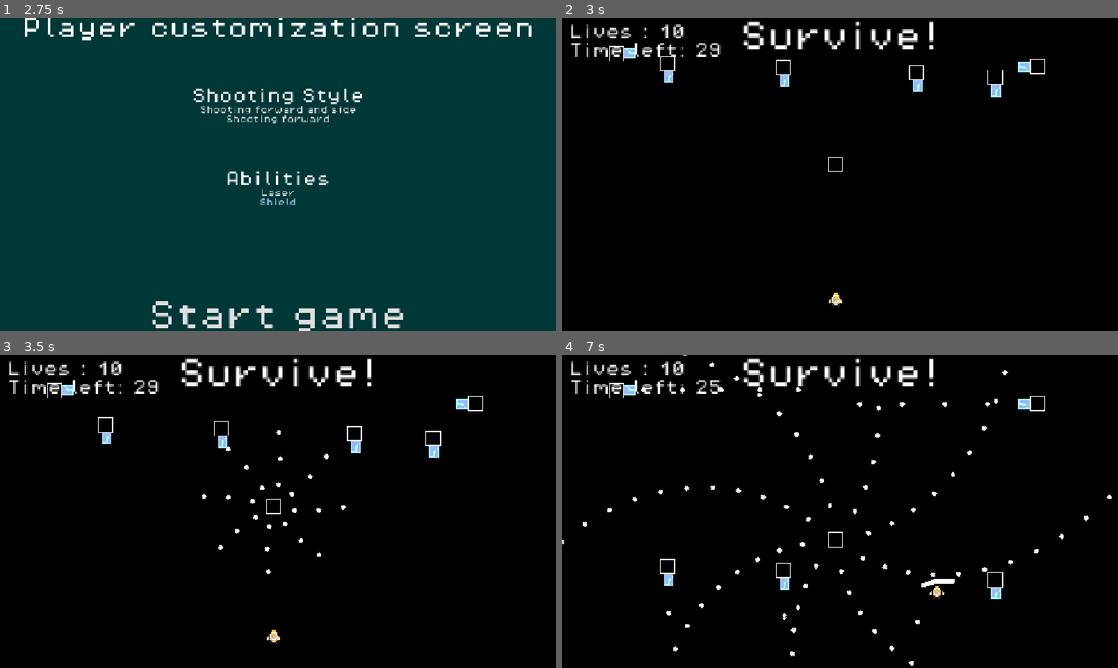
Above: before the commit, frames 1-4 (two rows, left to right).
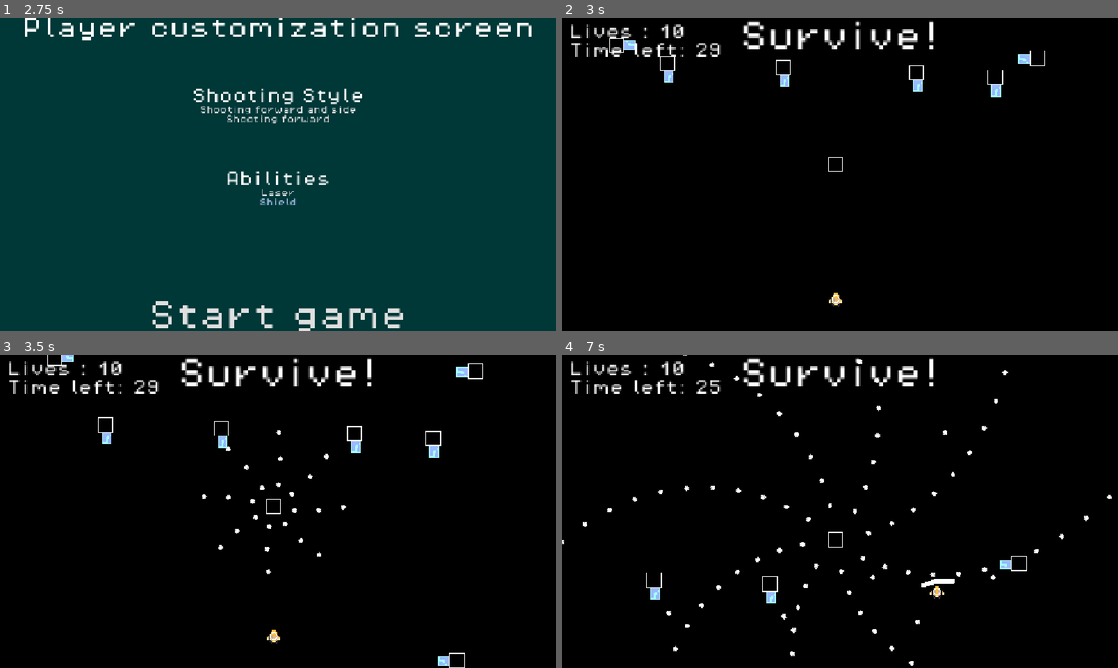
Above: after the commit, the same moments.

Repository: Draftier/Geometric-Invasion-CSS-497
Game: Godot game, scene res://scenes/UI/main_menu.tscn
Two runs of this game, one before a commit and one after it. Both use one fixed random seed, a clock stepped at 60 frames per second and the inputs below.
Inputs:
- Up to frame 1 (2.75 s): click "Singleplayer" at 0.5 s; click "Laser" at 1.25 s; click "Shield" at 2 s
- Up to frame 2 (3 s): click "Start game" at 2.75 s
- Up to frame 3 (3.5 s): no input
- Up to frame 4 (7 s): hold Right (right) 3.53-4.28 s; tap X (ability) at 3.6, 4.35, 5.3, 6.05, 6.6 s; hold Down (down) 4.28-5.03 s; hold Right (right) 5.03-5.78 s; hold Z (shoot) 5.03-5.78 s; hold Up (up) 5.78-6.53 s; tap Shift (slow) at 5.85 s; hold Left (left) from 6.53 s (still down)

Frame 1 is identical in both runs. In frame 2, 0.3% of the frame differs, in the area x 8-87%, y 6-18%; in frame 3, 0.5%; in frame 4, 0.9%, in the area x 8-87%, y 1-85%.
Error before the commit: Invalid access to property or key 'curve' on a base object of type 'Nil'. (res://scripts/enemy/base_enemy.gd:51)

Commit message:
Fixed bug where bullet hitbox signal not sent, Refactored directional movement code to use enums,  indicated to engine some vars not being used and removed variable shadowing in some code

Diff:
--- a/geometric-invasion/resources/events/test_movement_data.tres
+++ b/geometric-invasion/resources/events/test_movement_data.tres
@@ -2,6 +2,7 @@
 
 [ext_resource type="Script" uid="uid://thlx0gtur2d4" path="res://scripts/enemy/enemy_movement_data.gd" id="1_3wsdb"]
 [ext_resource type="Script" uid="uid://c8u5b5y0i25wp" path="res://scripts/enemy/directional_movement.gd" id="1_ecion"]
+[ext_resource type="Script" uid="uid://dmjfjfilssxt6" path="res://scripts/enemy/movement_base.gd" id="1_yp057"]
 
 [sub_resource type="Curve" id="Curve_yp057"]
 _data = [Vector2(0.17560975, 0.04494381), 0.0, 0.0, 0, 0, Vector2(0.53658533, 0.57303375), 0.0, 0.0, 0, 0, Vector2(0.99512196, 1), 0.0, 0.0, 0, 0]
@@ -34,6 +35,6 @@
 
 [resource]
 script = ExtResource("1_3wsdb")
-movement_array = Array[ExtResource("1_ecion")]([SubResource("Resource_wfr8x"), SubResource("Resource_ebm38"), SubResource("Resource_q0kbr"), SubResource("Resource_fx0l5")])
+movement_array = Array[ExtResource("1_yp057")]([SubResource("Resource_wfr8x"), SubResource("Resource_ebm38"), SubResource("Resource_q0kbr"), SubResource("Resource_fx0l5")])
 wrap = true
 metadata/_custom_type_script = "uid://thlx0gtur2d4"
--- a/geometric-invasion/resources/events/test_movement_data_two.tres
+++ b/geometric-invasion/resources/events/test_movement_data_two.tres
@@ -1,12 +1,20 @@
 [gd_resource type="Resource" script_class="EnemyMovementData" format=3 uid="uid://c641j6jfn477v"]
 
+[ext_resource type="Script" uid="uid://dmjfjfilssxt6" path="res://scripts/enemy/movement_base.gd" id="1_0hbtu"]
 [ext_resource type="Script" uid="uid://thlx0gtur2d4" path="res://scripts/enemy/enemy_movement_data.gd" id="1_okv1j"]
+[ext_resource type="Script" uid="uid://c8u5b5y0i25wp" path="res://scripts/enemy/directional_movement.gd" id="2_qcmcn"]
+
+[sub_resource type="Resource" id="Resource_qfa5p"]
+script = ExtResource("2_qcmcn")
+distance = 0.05
+metadata/_custom_type_script = "uid://c8u5b5y0i25wp"
+
+[sub_resource type="Resource" id="Resource_6i32g"]
+script = ExtResource("2_qcmcn")
+distance = 0.05
+metadata/_custom_type_script = "uid://c8u5b5y0i25wp"
 
 [resource]
 script = ExtResource("1_okv1j")
-movement_dict = Dictionary[String, float]({
-"down": 1.0
-})
-function = "sin"
-leave_screen = true
+movement_array = Array[ExtResource("1_0hbtu")]([SubResource("Resource_qfa5p"), SubResource("Resource_6i32g")])
 metadata/_custom_type_script = "uid://thlx0gtur2d4"
--- a/geometric-invasion/scenes/Enemy/enemy.tscn
+++ b/geometric-invasion/scenes/Enemy/enemy.tscn
@@ -6,38 +6,32 @@
 [ext_resource type="Script" uid="uid://dmjfjfilssxt6" path="res://scripts/enemy/movement_base.gd" id="2_ixhtt"]
 [ext_resource type="Script" uid="uid://c8u5b5y0i25wp" path="res://scripts/enemy/directional_movement.gd" id="3_ebm38"]
 [ext_resource type="Texture2D" uid="uid://du835wqb2j21b" path="res://assets/sprites/bitmap.png" id="4_5uy6h"]
-[ext_resource type="Script" uid="uid://bho4wgornhjo7" path="res://scripts/enemy/curve_movement.gd" id="4_fx0l5"]
 [ext_resource type="Script" uid="uid://12171bvbqp8w" path="res://scripts/hurt_and_hit_box/hurtbox.gd" id="4_grfqg"]
 [ext_resource type="Script" uid="uid://thlx0gtur2d4" path="res://scripts/enemy/enemy_movement_data.gd" id="4_q0kbr"]
 [ext_resource type="Script" uid="uid://dhan5ja6q4fjx" path="res://scripts/hurt_and_hit_box/hitbox.gd" id="5_eacat"]
+[ext_resource type="PackedScene" uid="uid://dea3ckmfpjcym" path="res://scenes/Ability/ability_pickup.tscn" id="6_fx0l5"]
 
 [sub_resource type="Resource" id="Resource_ixhtt"]
 script = ExtResource("3_ebm38")
-direction = "down"
+direction = 1
 distance = 0.3
 metadata/_custom_type_script = "uid://c8u5b5y0i25wp"
 
 [sub_resource type="Resource" id="Resource_ebm38"]
 script = ExtResource("3_ebm38")
-direction = "up"
-distance = 0.3
+direction = 2
+distance = 0.05
 metadata/_custom_type_script = "uid://c8u5b5y0i25wp"
 
-[sub_resource type="Curve2D" id="Curve2D_q0kbr"]
-_data = {
-"points": PackedVector2Array(0, 0, 0, 0, 0, 0)
-}
-point_count = 1
-
-[sub_resource type="Resource" id="Resource_pg6jp"]
-script = ExtResource("4_fx0l5")
-curve_to_move = SubResource("Curve2D_q0kbr")
-metadata/_custom_type_script = "uid://bho4wgornhjo7"
+[sub_resource type="Resource" id="Resource_q0kbr"]
+script = ExtResource("3_ebm38")
+direction = 3
+distance = 0.05
+metadata/_custom_type_script = "uid://c8u5b5y0i25wp"
 
 [sub_resource type="Resource" id="Resource_eacat"]
 script = ExtResource("4_q0kbr")
-movement_array = Array[ExtResource("2_ixhtt")]([SubResource("Resource_ixhtt"), SubResource("Resource_ebm38"), SubResource("Resource_pg6jp")])
-wrap = true
+movement_array = Array[ExtResource("2_ixhtt")]([SubResource("Resource_ixhtt"), SubResource("Resource_ebm38"), SubResource("Resource_q0kbr")])
 metadata/_custom_type_script = "uid://thlx0gtur2d4"
 
 [sub_resource type="ShaderMaterial" id="ShaderMaterial_iywne"]
@@ -54,6 +48,7 @@
 script = ExtResource("1_5uy6h")
 movement_events = SubResource("Resource_eacat")
 speed = 100
+power_up_charge = ExtResource("6_fx0l5")
 
 [node name="Sprite2D" type="Sprite2D" parent="." unique_id=1252295741]
 material = SubResource("ShaderMaterial_iywne")
--- a/geometric-invasion/scenes/Managers/enemy_spawn_point.tscn
+++ b/geometric-invasion/scenes/Managers/enemy_spawn_point.tscn
@@ -5,7 +5,7 @@
 [ext_resource type="Script" uid="uid://c4twyssjo6an2" path="res://scripts/event/spawn.gd" id="3_wm8f7"]
 [ext_resource type="PackedScene" uid="uid://cp837cm6qinkj" path="res://scenes/Enemy/enemy.tscn" id="4_oowrx"]
 [ext_resource type="Script" uid="uid://thlx0gtur2d4" path="res://scripts/enemy/enemy_movement_data.gd" id="5_56ox8"]
-[ext_resource type="Script" uid="uid://c8u5b5y0i25wp" path="res://scripts/enemy/directional_movement.gd" id="5_wm8f7"]
+[ext_resource type="Script" uid="uid://dmjfjfilssxt6" path="res://scripts/enemy/movement_base.gd" id="5_wm8f7"]
 
 [sub_resource type="Resource" id="Resource_0i752"]
 script = ExtResource("5_56ox8")
--- a/geometric-invasion/scenes/Pools/pool_manager.tscn
+++ b/geometric-invasion/scenes/Pools/pool_manager.tscn
@@ -12,11 +12,11 @@
 [node name="PlayerBulletPool" type="Node" parent="." unique_id=314793696]
 unique_name_in_owner = true
 script = ExtResource("2_psedc")
-bullet = ExtResource("3_fvd53")
+bullet_scene = ExtResource("3_fvd53")
 metadata/_custom_type_script = "uid://2p7xdn8rosd7"
 
 [node name="EnemyBulletPool" type="Node" parent="." unique_id=2098312797]
 unique_name_in_owner = true
 script = ExtResource("2_psedc")
-bullet = ExtResource("4_id1ti")
+bullet_scene = ExtResource("4_id1ti")
 metadata/_custom_type_script = "uid://2p7xdn8rosd7"
--- a/geometric-invasion/scenes/game.tscn
+++ b/geometric-invasion/scenes/game.tscn
@@ -12,7 +12,9 @@
 [ext_resource type="Resource" uid="uid://c641j6jfn477v" path="res://resources/events/test_movement_data_two.tres" id="8_0tnpc"]
 [ext_resource type="PackedScene" uid="uid://cu4vxxsdf4l7r" path="res://scenes/Enemy/rotater_shoot_enemy.tscn" id="8_gee14"]
 [ext_resource type="Script" uid="uid://cpbp4ohcaqwle" path="res://spawn_point.gd" id="9_0tnpc"]
+[ext_resource type="Script" uid="uid://c8u5b5y0i25wp" path="res://scripts/enemy/directional_movement.gd" id="9_ca42v"]
 [ext_resource type="Script" uid="uid://c4twyssjo6an2" path="res://scripts/event/spawn.gd" id="12_dinhu"]
+[ext_resource type="Script" uid="uid://dmjfjfilssxt6" path="res://scripts/enemy/movement_base.gd" id="13_ir15t"]
 [ext_resource type="FontFile" uid="uid://dihhulpjs1064" path="res://assets/fonts/PixelOperator8.ttf" id="14_trtic"]
 
 [sub_resource type="TileSetAtlasSource" id="TileSetAtlasSource_vtaks"]
@@ -33,11 +35,32 @@
 [sub_resource type="RectangleShape2D" id="RectangleShape2D_iywne"]
 size = Vector2(20, 618)
 
+[sub_resource type="Resource" id="Resource_nhfu3"]
+script = ExtResource("9_ca42v")
+direction = "left"
+distance = 0.05
+metadata/_custom_type_script = "uid://c8u5b5y0i25wp"
+
+[sub_resource type="Resource" id="Resource_4o8i3"]
+script = ExtResource("9_ca42v")
+direction = "right"
+distance = 0.05
+metadata/_custom_type_script = "uid://c8u5b5y0i25wp"
+
+[sub_resource type="Resource" id="Resource_qcmcn"]
+script = ExtResource("7_trtic")
+movement_array = Array[ExtResource("13_ir15t")]([SubResource("Resource_nhfu3"), SubResource("Resource_4o8i3")])
+metadata/_custom_type_script = "uid://thlx0gtur2d4"
+
+[sub_resource type="Resource" id="Resource_1kice"]
+script = ExtResource("9_ca42v")
+direction = "down"
+distance = 0.05
+metadata/_custom_type_script = "uid://c8u5b5y0i25wp"
+
 [sub_resource type="Resource" id="Resource_ir15t"]
 script = ExtResource("7_trtic")
-movement_dict = Dictionary[String, float]({
-"down": 1.0
-})
+movement_array = Array[ExtResource("13_ir15t")]([SubResource("Resource_1kice")])
 leave_screen = true
 metadata/_custom_type_script = "uid://thlx0gtur2d4"
 
@@ -57,17 +80,21 @@
 metadata/_custom_type_script = "uid://bewu02jnvwcgy"
 
 [sub_resource type="Resource" id="Resource_ca42v"]
+script = ExtResource("9_ca42v")
+direction = "down"
+distance = 0.9
+metadata/_custom_type_script = "uid://c8u5b5y0i25wp"
+
+[sub_resource type="Resource" id="Resource_264po"]
 script = ExtResource("7_trtic")
-movement_dict = Dictionary[String, float]({
-"up": 1.1
-})
+movement_array = Array[ExtResource("13_ir15t")]([SubResource("Resource_ca42v")])
 leave_screen = true
 metadata/_custom_type_script = "uid://thlx0gtur2d4"
 
 [sub_resource type="Resource" id="Resource_rysoc"]
 script = ExtResource("12_dinhu")
 enemy = ExtResource("6_gee14")
-enemy_movement_pattern = SubResource("Resource_ca42v")
+enemy_movement_pattern = SubResource("Resource_264po")
 number_of_enemies = 5
 rotation = -90.0
 metadata/_custom_type_script = "uid://c4twyssjo6an2"
@@ -166,18 +193,14 @@
 movement_events = ExtResource("8_0tnpc")
 speed = 50
 health = 20
-direction = "down"
-equation = "sin"
 
 [node name="Enemy6" parent="." unique_id=173122041 instance=ExtResource("6_gee14")]
 position = Vector2(203, -111)
 rotation = -1.5707964
 shoot_timer_wait_time = 0.88
-movement_events = ExtResource("8_0tnpc")
-speed = 50
-health = 20
-direction = "down"
-equation = "sin"
+movement_events = SubResource("Resource_qcmcn")
+speed = 50
+health = 20
 
 [node name="SpawnPoint" type="Marker2D" parent="." unique_id=732362670]
 position = Vector2(-6, 130)
--- a/geometric-invasion/scripts/Pooling/pool.gd
+++ b/geometric-invasion/scripts/Pooling/pool.gd
@@ -5,19 +5,18 @@
 class_name ObjectPool
 
 # Bullet scene that we pool
-@export var bullet : PackedScene
+@export var bullet_scene : PackedScene
 
 # Variables to store bullets and the max number of objects in pool
 @export var max_bullet_count : int = 1000
 var bullets : Array [ Bullet ]
 
 # Function to add bullets to the object pool
-func add_to_pool(bullet: Bullet) -> void:
+func add_to_pool(bullet : Bullet) -> void:
 	bullet.reset()
 	get_instance_id()
 	# We reparent the bullet to make sure it appears correctly in scene tree
 	# Without this the bullet is visually invisible
-	# bullet.set_deferred("reparent", self)
 	bullets.append(bullet)
 
 # Function to initialize the pool with max num of objects
@@ -28,7 +27,7 @@
 	# Check if the array actually changes in size
 	for i in range(0, max_bullet_count):
 		# Start adding bullets to the pool
-			var bullet = bullet.instantiate()
+			var bullet = bullet_scene.instantiate()
 			add_child(bullet)
 			# Connect bullet exit signal to pool so that when bullet exits screen bullet is repooled
 			bullet.connect("exited_screen", _on_bullet_exit_screen)
--- a/geometric-invasion/scripts/ability/ability_base.gd
+++ b/geometric-invasion/scripts/ability/ability_base.gd
@@ -71,5 +71,5 @@
 	if is_active:
 		fire_ability(delta)
 
-func fire_ability(delta : float) -> void:
+func fire_ability(_delta : float) -> void:
 	pass
--- a/geometric-invasion/scripts/ability/ability_laser.gd
+++ b/geometric-invasion/scripts/ability/ability_laser.gd
@@ -19,12 +19,12 @@
 
 	set_color(color)
 
-func fire_ability(delta : float) -> void:
+func fire_ability(_delta : float) -> void:
 
 	ray_cast.target_position.y = move_toward(
 		ray_cast.target_position.y,
 		max_length,
-		cast_speed * delta
+		cast_speed * _delta
 	)
 
 	var laser_end_position := ray_cast.target_position
--- a/geometric-invasion/scripts/bullet/bullet.gd
+++ b/geometric-invasion/scripts/bullet/bullet.gd
@@ -12,8 +12,8 @@
 
 signal exited_screen
 
-# Will utilize to play some sort of animation on instantiation
 func _ready() -> void:
+	bullet_hitbox.connect("hit", _on_hit)
 	pass
 
 # Called every physics tick
@@ -31,3 +31,5 @@
 		level_manager.add_to_pool(self)
 
 	exited_screen.emit(self)
+func _on_hit() -> void:
+	pass
--- a/geometric-invasion/scripts/enemy/base_enemy.gd
+++ b/geometric-invasion/scripts/enemy/base_enemy.gd
@@ -48,7 +48,7 @@
 	time += delta
 
 	# If there's a speed curve then sample the curve based on distance traveled and take speed from curve
-	if cur_event.curve != null:
+	if cur_event != null and cur_event.curve != null:
 		distance_traveled_progress = (distance_to_move - global_position.distance_to(target_pos)) / distance_to_move
 		temp_speed = speed * cur_event.curve.sample(distance_traveled_progress)
 
@@ -98,34 +98,31 @@
 
 func execute_movement_events() -> void:
 	for i in movement_events.movement_array:
-		# Check if the event is directional or bezier curve based
-		if i is DirectionalMovement:
-			# Check the current direction key
-			if i.direction == "right" or i.direction == "left":
-				# Multiply the distance to move by the screen size
+		# Check the direction type enum
+		match i.direction:
+			DirectionalMovement.direction_type.UP, DirectionalMovement.direction_type.DOWN:
+				# Claculate distance based off percentage of screen
+				distance_to_move = i.distance * screen.y
+				if i.direction == DirectionalMovement.direction_type.UP:
+					direction_vector = Vector2.UP
+				elif i.direction == DirectionalMovement.direction_type.DOWN:
+					direction_vector = Vector2.DOWN
+			DirectionalMovement.direction_type.LEFT, DirectionalMovement.direction_type.RIGHT:
+				# Claculate distance based off percentage of screen
 				distance_to_move = i.distance * screen.x
-				if i.direction == "right":
+				if i.direction == DirectionalMovement.direction_type.LEFT:
+					direction_vector = Vector2.LEFT
+				elif i.direction == DirectionalMovement.direction_type.RIGHT:
 					direction_vector = Vector2.RIGHT
-				elif i.direction == "left":
-					direction_vector = Vector2.LEFT
-			elif i.direction == "up" or i.direction == "down":
-				# Multiply the distance to move by the screen size
-				distance_to_move = i.distance * screen.y
-				if i.direction == "up":
-					direction_vector = Vector2.UP
-				elif i.direction == "down":
-					direction_vector = Vector2.DOWN
-			else:
+			_:
 				direction_vector = Vector2.ZERO
-		# Figure out the target position based on the distance to move and cur direction vector
+		# Calculate the target position of the current movement
 		target_pos = self.position + direction_vector.normalized() * distance_to_move
-		print(distance_to_move)
-		print(target_pos)
+
 
 		# Variables to store initial direction and angle
 		function_direction = direction_vector
 		cur_event = i
-		var angle
 
 
 		# Wait for current movement to finish then do next movement
@@ -137,10 +134,22 @@
 	# Check if we want to loop or leave screen
 	if movement_events.leave_screen == true:
 		leave_screen()
-	elif movement_events.wrap == true:
+	elif movement_events.wrap_movements == true:
 		execute_movement_events()
 		pass
 
 func leave_screen() -> void:
 	# Move using previous direction vector until out of screen
 	function_direction = direction_vector
+
+## Function to take percentages of points and have them be vector2's with pixel values of screen
+#func normalize_points() -> void:
+	## Add the initial position to beginning of vector
+	#normalized_vec2_array.append(global_position)
+	## Iterate through all points and multiply the percent given by x and y screen size
+	#for i in point_array:
+		#var temp_vec = Vector2(global_position.x + (i.x_percent * screen.x), global_position.y + (i.y_percent * screen.y))
+		#normalized_vec2_array.append(temp_vec)
+		## Add to curve length
+		#estimated_curve_length += temp_vec.length()
+		#pass
--- a/geometric-invasion/scripts/enemy/curve_movement.gd
+++ b/geometric-invasion/scripts/enemy/curve_movement.gd
@@ -1,4 +1,6 @@
 extends Movement
 class_name CurveMovement
 
-@export var curve_to_move : Curve2D
+# Points used to move around the curve
+@export var x_percent : float
+@export var y_percent : float
--- a/geometric-invasion/scripts/enemy/directional_movement.gd
+++ b/geometric-invasion/scripts/enemy/directional_movement.gd
@@ -1,5 +1,6 @@
 extends Movement
 class_name DirectionalMovement
+enum direction_type {UP, DOWN, LEFT, RIGHT}
 
-@export var direction : String
+@export var direction : direction_type
 @export var distance : float
--- a/geometric-invasion/scripts/enemy/enemy_movement_data.gd
+++ b/geometric-invasion/scripts/enemy/enemy_movement_data.gd
@@ -8,5 +8,5 @@
 @export var function : String
 
 # Var to check if we want movement to loop
-@export var wrap : bool
+@export var wrap_movements : bool
 @export var leave_screen : bool
--- a/geometric-invasion/scripts/hurt_and_hit_box/hitbox.gd
+++ b/geometric-invasion/scripts/hurt_and_hit_box/hitbox.gd
@@ -2,5 +2,10 @@
 class_name Hitbox
 extends Area2D
 
+signal hit
+
 # This variable is utilized to determine how much damage the hitbox will deal
 @export var damage := 10
+
+func _on_hit() -> void:
+	hit.emit()
--- a/geometric-invasion/scripts/hurt_and_hit_box/hurtbox.gd
+++ b/geometric-invasion/scripts/hurt_and_hit_box/hurtbox.gd
@@ -2,6 +2,7 @@
 # And check if that hitbox should interact with this entity
 class_name Hurtbox
 extends Area2D
+
 
 # Func used to initailize values, use ready over init for values that are in inspector tree
 # Connect signal for hurtbox to deal damage to hitbox
@@ -15,11 +16,14 @@
 	if hitbox == null:
 		return
 
+	hitbox._on_hit()
+
 	# Checks to see if owner node has function to take damage orif
 	# There's another interaction with owner node that is detailed in if statement
 	# If owner of hitbox is not ability then check if it can take damage if so dish out damage
 	if owner.has_method("take_damage") and hitbox.owner is not Ability:
 		owner.take_damage(hitbox.damage)
+
 	# If the owner of the hitbox is an ability then do different checks
 	elif hitbox.owner is Ability:
 		# Check if ability is laser or shield since both laser and shield delete bullets
--- a/geometric-invasion/scripts/player/player.gd
+++ b/geometric-invasion/scripts/player/player.gd
@@ -27,7 +27,7 @@
 	pass
 
 # Called every physics tick
-func _process(delta: float) -> void:
+func _process(_delta: float) -> void:
 	# Get an input vector and modify velocity of player based on it
 	direction = Input.get_vector("left", "right", "up", "down")
 	velocity = direction * player_class.speed
@@ -60,12 +60,6 @@
 			self.set_process(false)
 
 
-
-# Learned this function in another tutorial and read about it being useful for input to UI or menus
-# Since this function is not called every frame/physics tick
-func _unhandled_input(event: InputEvent) -> void:
-	pass
-
 # Function that allows the player to take damage
 func take_damage(damage : int) -> void:
 	#print("hit")
--- a/geometric-invasion/spawn_point.gd
+++ b/geometric-invasion/spawn_point.gd
@@ -14,7 +14,6 @@
 		for j in i.number_of_enemies:
 			var enemy = i.enemy.instantiate()
 			enemy.movement_events = i.enemy_movement_pattern
-			print(i.enemy_movement_pattern.movement_dict)
 			enemy.global_position = global_position
 			enemy.rotation_degrees = i.rotation
 			get_parent().add_child.call_deferred(enemy)
--- a/geometric-invasion/test.gd
+++ b/geometric-invasion/test.gd
@@ -1,30 +1,52 @@
+# This is a test script given to a test node used or me to test out moving something in a
+# Bezier curve
 extends Sprite2D
 
+# Time variable is utilized to interpolate points on the curve
 var time : float = 0
+
+# These variables are used for manually coding points in a bezier curve (first implementation)
 var p0 = global_position
 var p1 = Vector2(global_position.x + 100, global_position.y + 300)
 var p2 = Vector2(global_position.x + 400, global_position.y)
+
+
+# Point array holds an array of resources that contain x and y values between 0.0 - 1.0
 @export var point_array : Array[test_resource] = []
+# Speed curve is a curve that is utilize to control speed at a certain portion of the curve
 @export var speed_curve : Curve
+# This array stores normalized points to be pixels based on the screen size
 var normalized_vec2_array : Array[Vector2] = []
+# This gets the screen size
 @onready var screen : Vector2 = get_viewport_rect().size
+# These variables are used to sample the sepeed curve based on the
+# Distance traveled / estimated curve length
 var distance_traveled : float = 0
-var estimated_curve_length : float = 0
+var estimated_curve_length : float = 0 # Calculated by adding all normalized vec2 lengths (not super accurate)
+# Accurate calculation of many points requires a ton of math that I'm thinking is out of scope
 
+# Function to take percentages of points and have them be vector2's with pixel values of screen
 func normalize_points() -> void:
+	# Add the initial position to beginning of vector
 	normalized_vec2_array.append(global_position)
+	# Iterate through all points and multiply the percent given by x and y screen size
 	for i in point_array:
 		var temp_vec = Vector2(global_position.x + (i.x_percent * screen.x), global_position.y + (i.y_percent * screen.y))
 		normalized_vec2_array.append(temp_vec)
+		# Add to curve length
 		estimated_curve_length += temp_vec.length()
 		pass
 
 func _ready() -> void:
+	# This code was used when manually inputting points and seeing behaviors
 	#point_array.append(global_position)
 	#point_array.append(Vector2(global_position.x + 100, global_position.y + 300))
 	#point_array.append(Vector2(global_position.x + 400, global_position.y))
+
+	# Now take in array of points on ready
 	normalize_points()
 
+# This function calculates a quadratic bezier based on manually inputted points by lerping
 func _quadratic_bezier(p0: Vector2, p1: Vector2, p2: Vector2, t: float):
 	var q0 = p0.lerp(p1, t)
 	var q1 = p1.lerp(p2, t)
@@ -32,28 +54,37 @@
 	print(r)
 	return r
 
-func _quadratic_bezier_array(av: Array[Vector2], t: float):
+# This function takes in an array of points and calculates a bezier based on that array
+func _bezier_array(av: Array[Vector2], t: float):
+	# Create a temporray array to store lepred values
 	var temp_array : Array[Vector2] = []
+
+	# Iterate through the normalized vector array and lerp i + 1
 	for i in range(av.size()):
 		if i + 1 < av.size():
 			var temp : Vector2 = av[i].lerp(av[i+1], t)
 			temp_array.append(temp)
+
+	# Return the final lerped value
 	var to_return = temp_array[0].lerp(temp_array[temp_array.size()-1], t)
-	#print(to_return)
 	return to_return
 
-	#if cur_event.curve != null:
-		#distance_traveled_progress = (distance_to_move - global_position.distance_to(target_pos)) / distance_to_move
-		#temp_speed = speed * cur_event.curve.sample(distance_traveled_progress)
+# Calculated every physics frames
+func _physics_process(delta: float) -> void:
+	# Check if position equals the final position if not then interpolate across the curve
+	if round(position) != round(normalized_vec2_array[normalized_vec2_array.size() - 1]):
 
-func _physics_process(delta: float) -> void:
-	if round(position) != round(normalized_vec2_array[normalized_vec2_array.size() - 1]):
-		print(time * (global_position.length() / estimated_curve_length))
-		global_position = _quadratic_bezier_array(normalized_vec2_array, clamp(time * speed_curve.sample(global_position.length() / estimated_curve_length), 0.0, 1.0))
-		#global_position = _quadratic_bezier_array(normalized_vec2_array, time * speed_curve.sample(global_position.length() / estimated_curve_length))
+		# Print used for testing
+		#print(time * (global_position.length() / estimated_curve_length))
 
-		#print(time)
+		# Interpolate the global position by the returned vector2, with a time affected by the speed curve clamped between 0.0 and 1.0
+		global_position = _bezier_array(normalized_vec2_array, clamp(time * speed_curve.sample(global_position.length() / estimated_curve_length), 0.0, 1.0))
+
+		# Other global_position interpolations for testing
+		#global_position = _bezier_array(normalized_vec2_array, time * speed_curve.sample(global_position.length() / estimated_curve_length))
 		#global_position = _quadratic_bezier_array(normalized_vec2_array, time)
 
 	#position = _quadratic_bezier(p0, p1, p2, time)
+
+	# Calculate the current time
 	time += delta
